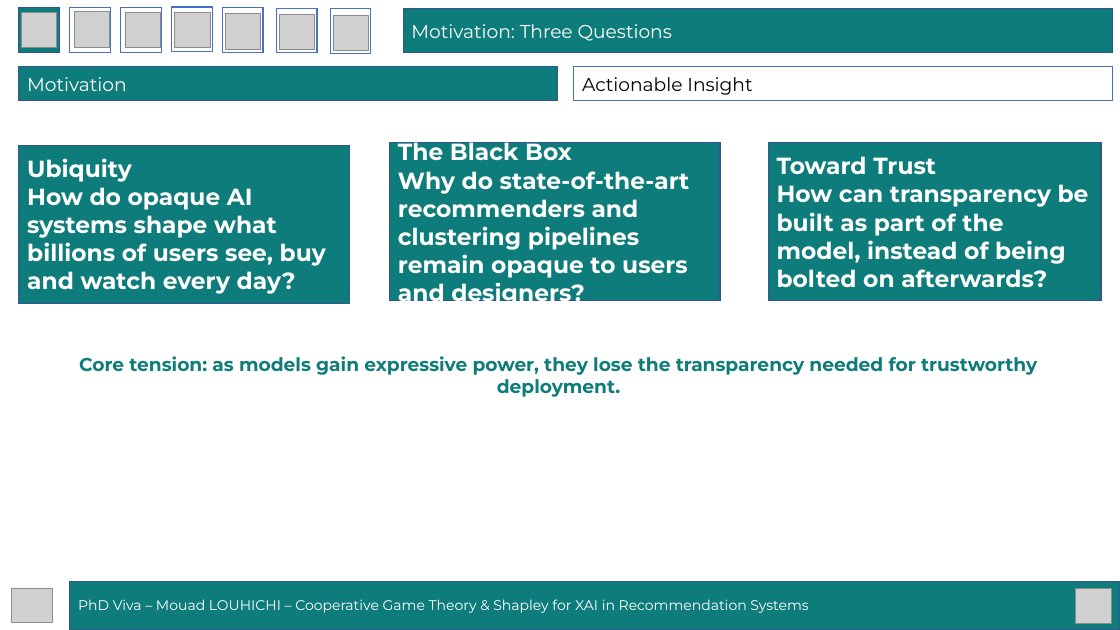
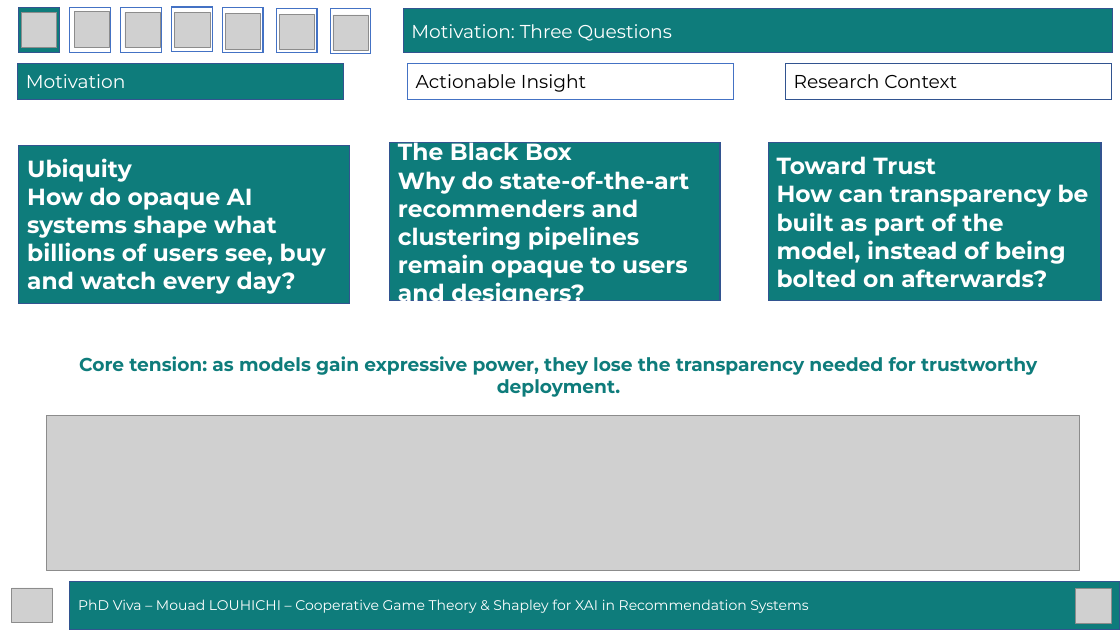
Before and after one commit to mouadlouhichi/phd-prep, a slide deck: slide 4 of viva/MOUAD_LOUHICHI_VIVA_40min.pptx. Drawn at 1120x630 pixels with LibreOffice and Linux fonts; fonts in the diff are those of the drawing; grey boxes stand for pictures. Boxes give left, top, right and bottom in pixels: in the first picture for what was removed or moved away, otherwise in the second. Text is boxed around its words. In the diff, an @@ line names an element or a change of style, - is before the commit and + after.

Commit message:
Add intro figures, Research Context chip, dataset/metrics detail, References slides
- Add teal/charcoal intro figures: Shapley coalition view (Motivation),
  recommender evolution timeline (Research Context), graph-vs-hypergraph (Paradigms).
- Fix slide 4 sub-nav: add 'Research Context' chip for consistent intro chip row.
- Enrich Datasets slide (per-dataset demography + source citations) and Metrics slide
  (DCG/ILD formulas, clustering indices, statistical tests).
- Add two References slides placed before the Questions slide.
- Recreate architecture workflows from the published papers as clean teal diagrams.

```diff
--- a/viva/MOUAD_LOUHICHI_VIVA_40min.pptx
+++ b/viva/MOUAD_LOUHICHI_VIVA_40min.pptx
@@ rectangle "Motivation": place and size @@
-rectangle "Motivation" at (19, 66, 559, 100)
+rectangle "Motivation" at (18, 64, 344, 99)
@@ rectangle "Actionable Insight": place and size @@
-rectangle "Actionable Insight" at (574, 67, 1113, 101)
+rectangle "Actionable Insight" at (408, 64, 734, 99)
@@ rectangle added at (786, 64, 1112, 99), fill #FFFFFF, outline #325491 1 pt, 16 pt, text #000000 @@
+Research Context
@@ picture added at (46, 416, 1080, 571) @@
```
Also in this commit, not shown: 4 other slides changed, 2 slides added, 2 other files.
